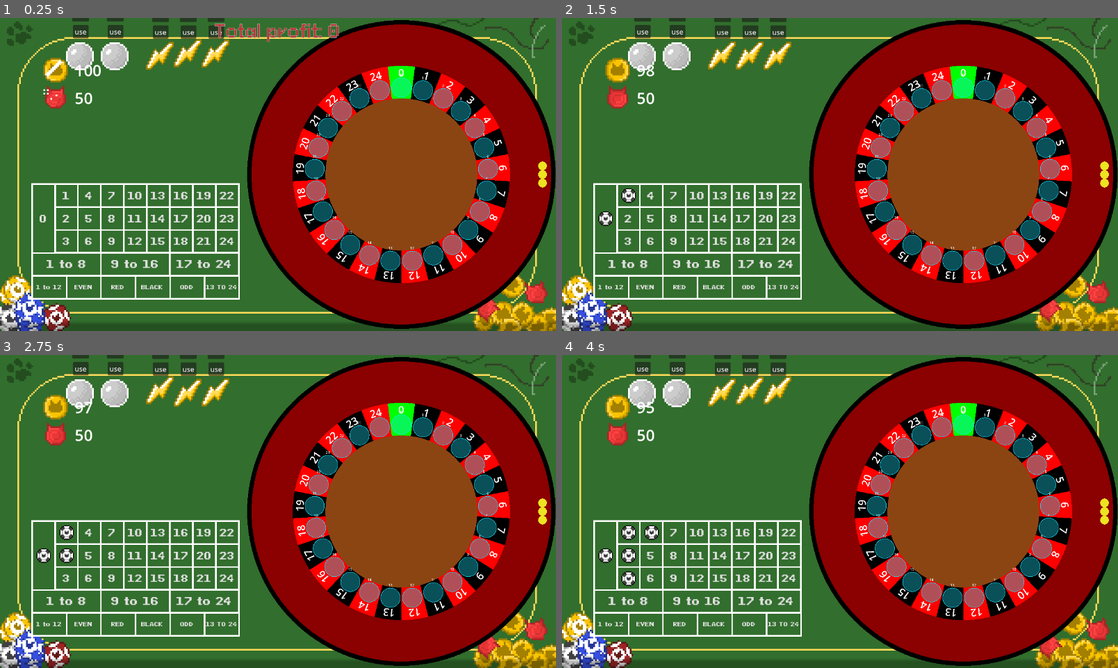
Above: before the commit, frames 1-4 (two rows, left to right).
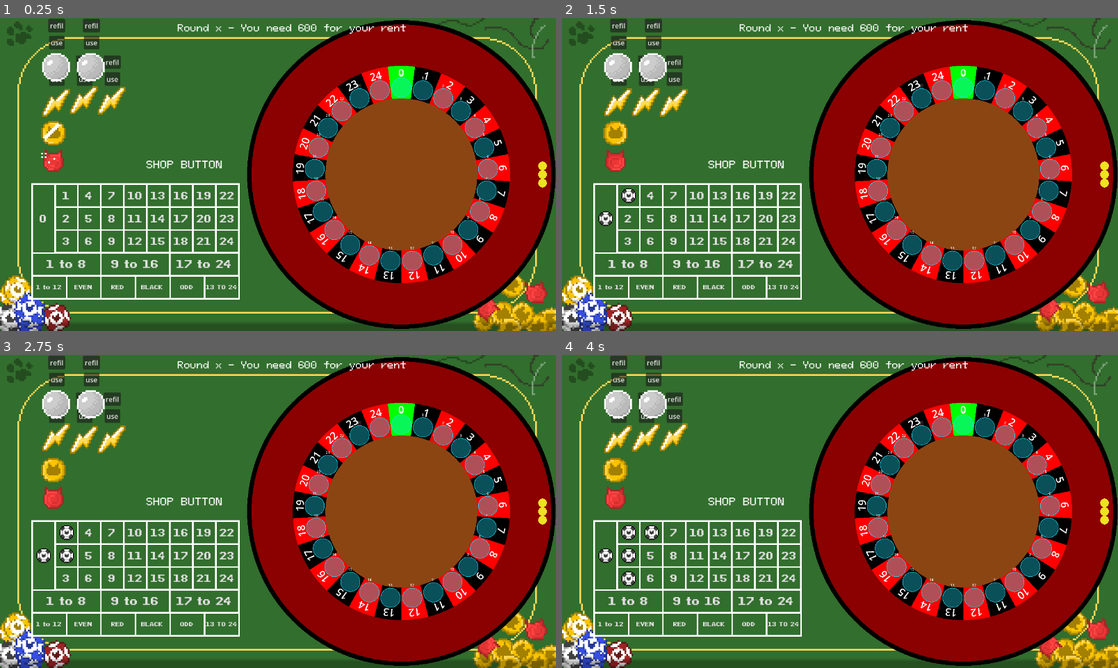
Above: after the commit, the same moments.

Repository: DuneRanger/Very-Serious-GameJam-2026
Game: Godot game, scene res://scenes/game/game_scene/game_scene.tscn
Same seed, same stepped clock (60 frames per second), same inputs: the game is played once before the commit and once after it. Sound files missing from this copy of the repository are replaced by a short silence.
Inputs:
- Up to frame 1 (0.25 s): no input
- Up to frame 2 (1.5 s): click "0" at 0.5 s; click "1" at 1.25 s
- Up to frame 3 (2.75 s): click "2" at 2 s
- Up to frame 4 (4 s): click "3" at 2.75 s; click "4" at 3.5 s

The runs differ from the first frame. In frame 1, 5.3% of the frame differs, in the area x 7-83%, y 0-65%; in frame 2, 5.0%; in frame 3, 5.0%; in frame 4, 5.0%.

Commit message:
Added shop background to shop scene

Diff:
--- a/scenes/game/game_scene/game_scene.tscn
+++ b/scenes/game/game_scene/game_scene.tscn
@@ -12,6 +12,7 @@
 [ext_resource type="PackedScene" uid="uid://djtfrov4iqbnm" path="res://scenes/game/UI_elements/animated_sprites/ruby_animated_sprite.tscn" id="10_7tgh3"]
 [ext_resource type="PackedScene" uid="uid://b8s6w1lbfa62g" path="res://scenes/game/UI_elements/animated_sprites/money_animated_sprite.tscn" id="11_hdcdy"]
 [ext_resource type="PackedScene" uid="uid://cdktdolx6e6pi" path="res://scenes/game/UI_elements/animated_sprites/boost_symbol/boost_symbol.tscn" id="12_ghl7i"]
+[ext_resource type="FontFile" uid="uid://7paxof88brjl" path="res://assets/fonts/PixeloidMono.otf" id="12_qgedt"]
 
 [sub_resource type="ShaderMaterial" id="ShaderMaterial_hdcdy"]
 shader = ExtResource("10_1xuq5")
@@ -76,29 +77,46 @@
 position = Vector2(-352, -160)
 
 [node name="MoneyAnimatedSprite2" parent="Test" unique_id=1342679587 instance=ExtResource("11_hdcdy")]
-visible = false
-position = Vector2(-352, -224)
+position = Vector2(-517, -95)
 
 [node name="RubyAnimatedSprite2" parent="Test" unique_id=1423863786 instance=ExtResource("10_7tgh3")]
-visible = false
-position = Vector2(-352, -160)
+position = Vector2(-517, -30)
 
 [node name="BoostSymbol" parent="Test" unique_id=520437521 instance=ExtResource("12_ghl7i")]
-position = Vector2(-272, -271)
+position = Vector2(-511, -163)
 
 [node name="BoostSymbol2" parent="Test" unique_id=816301357 instance=ExtResource("12_ghl7i")]
-position = Vector2(-208, -271)
+position = Vector2(-447, -163)
 
 [node name="BoostSymbol3" parent="Test" unique_id=1093939258 instance=ExtResource("12_ghl7i")]
-position = Vector2(-144, -271)
+position = Vector2(-383, -163)
 
 [node name="SpinSymbol2" parent="Test" unique_id=1373102795 instance=ExtResource("10_0qrw6")]
-position = Vector2(-456, -272)
+position = Vector2(-511, -247)
 
 [node name="SpinSymbol" parent="Test" unique_id=1596740823 instance=ExtResource("10_0qrw6")]
-position = Vector2(-376, -272)
+position = Vector2(-431, -247)
+
+[node name="Label" type="Label" parent="Test" unique_id=250944818]
+offset_left = -231.0
+offset_top = -351.0
+offset_right = 296.0
+offset_bottom = -324.0
+theme_override_fonts/font = ExtResource("12_qgedt")
+theme_override_font_sizes/font_size = 22
+text = "Round x - You need 600 for your rent"
+
+[node name="Label2" type="Label" parent="Test" unique_id=1804551262]
+offset_left = -303.0
+offset_top = -38.0
+offset_right = -127.0
+offset_bottom = -8.0
+theme_override_fonts/font = ExtResource("12_qgedt")
+theme_override_font_sizes/font_size = 24
+text = "SHOP BUTTON"
 
 [node name="HUD" parent="." unique_id=1970834067 instance=ExtResource("9_4jb31")]
 layer = 200
+visible = false
 
 [node name="Test2" type="Node" parent="." unique_id=1816338907]
--- a/scenes/game/shop_scene/mr_cat/mr_cat.tscn
+++ b/scenes/game/shop_scene/mr_cat/mr_cat.tscn
@@ -122,6 +122,7 @@
 
 [node name="MrCatControlNode" type="Control" parent="." unique_id=1659558882]
 layout_mode = 3
+anchors_preset = 0
 offset_left = -160.0
 offset_top = 180.0
 offset_right = 160.0
@@ -176,7 +177,7 @@
 offset_top = 320.0
 offset_right = 1156.0
 offset_bottom = 360.0
-color = Color(0.3882353, 0.09019608, 0.09019608, 1)
+color = Color(0.36862746, 0.22745098, 0.16078432, 1)
 
 [connection signal="timeout" from="Timer" to="." method="_on_timer_timeout"]
 [connection signal="pressed" from="TestButton2" to="." method="_on_test_button_2_pressed"]
--- a/scenes/game/shop_scene/shop_scene.tscn
+++ b/scenes/game/shop_scene/shop_scene.tscn
@@ -1,6 +1,7 @@
 [gd_scene format=3 uid="uid://b021fsge1vw58"]
 
 [ext_resource type="PackedScene" uid="uid://sewpvrb7xfdc" path="res://scenes/game/shop_scene/mr_cat/mr_cat.tscn" id="1_nw121"]
+[ext_resource type="Texture2D" uid="uid://bcsc264rw85de" path="res://assets/textures/ShopBackgroundBlurred.png" id="2_i1bid"]
 
 [node name="ShopScene" type="Node2D" unique_id=935466290]
 
@@ -12,9 +13,14 @@
 offset_top = -360.0
 offset_right = 640.0
 offset_bottom = 360.0
-color = Color(0.6392157, 0.5019608, 0, 1)
+color = Color(0.61960787, 0.14117648, 0.14117648, 1)
 
 [node name="MrCat" parent="." unique_id=2033079592 instance=ExtResource("1_nw121")]
 position = Vector2(55.655, 0)
 
 [node name="Camera2D" type="Camera2D" parent="." unique_id=713897190]
+
+[node name="Sprite2D" type="Sprite2D" parent="." unique_id=1294429494]
+z_index = -4
+scale = Vector2(4, 4)
+texture = ExtResource("2_i1bid")
Binary file added: assets/textures/ShopBackground.png
Not shown, added: assets/textures/ShopBackground.png.import
Binary file added: assets/textures/ShopBackgroundBlurred.png
Not shown, added: assets/textures/ShopBackgroundBlurred.png.import
